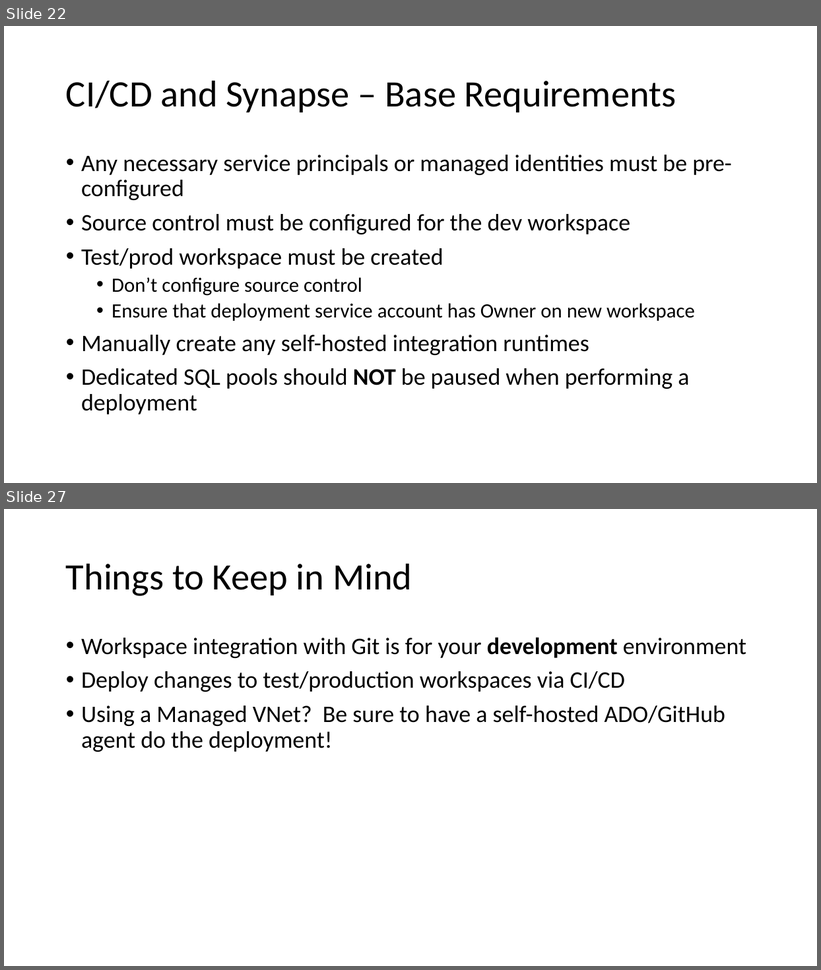
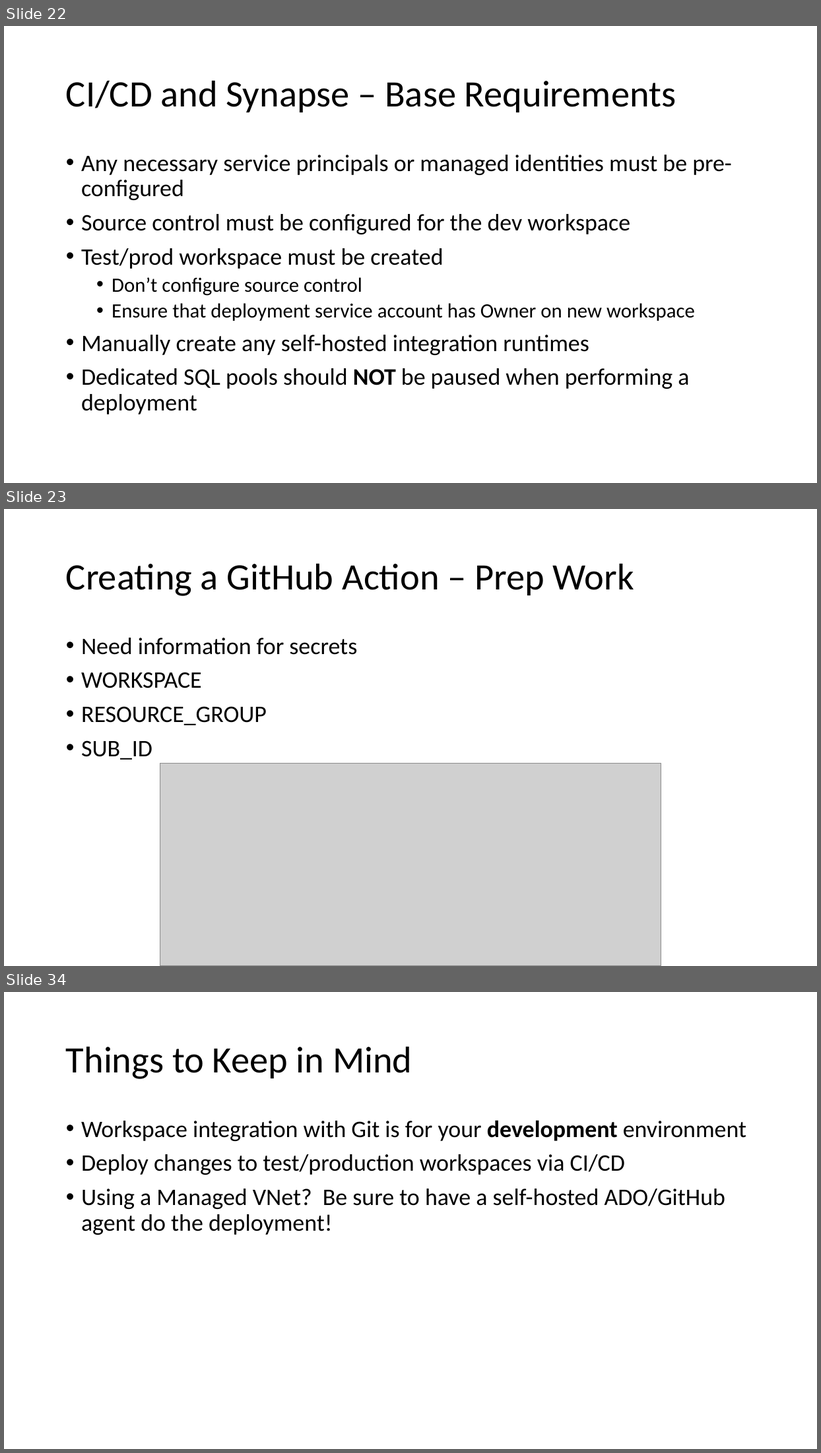
Before and after one commit to solliancenet/precon-synapse-power-bi, a slide deck: Slides/02 - Synapse Development.pptx. Shown one above the other, each under a label of ours: slides 22 and 27 before the commit, slides 22, 23 and 34 after it; the slides between them are not shown. The pictures are 821x970 and 821x1453 pixels, drawn with LibreOffice and Linux fonts; fonts in the diff are those of the drawing; grey boxes stand for pictures. Boxes give left, top, right and bottom in pixels: in the first picture for what was removed or moved away, otherwise in the second. Text is boxed around its words. In the diff, an @@ line names an element or a change of style, - is before the commit and + after.

```diff
--- a/Slides/02 - Synapse Development.pptx
+++ b/Slides/02 - Synapse Development.pptx
@@ slide 23 added at box(4, 509, 817, 966), background #FFFFFF @@
@@ title added at box(66, 563, 634, 596), 44 pt, text #000000 @@
+Creating a GitHub Action – Prep Work
@@ text added at box(81, 638, 357, 760), 28 pt, text #000000 @@
+• Need information for secrets
+• WORKSPACE
+• RESOURCE_GROUP
+• SUB_ID
@@ picture added at box(160, 763, 661, 966) @@
@@ what was slide 27 is now slide 34 @@
```
Also in this commit, not shown: 3 slides changed, 7 other slides added, 1 slide removed, 1 other file.
